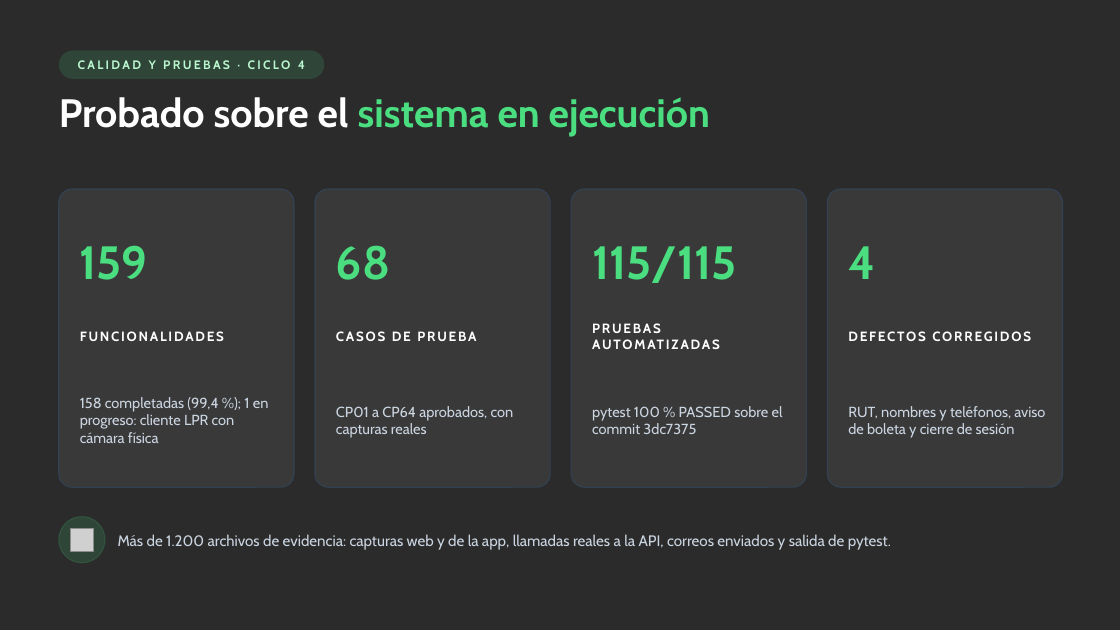
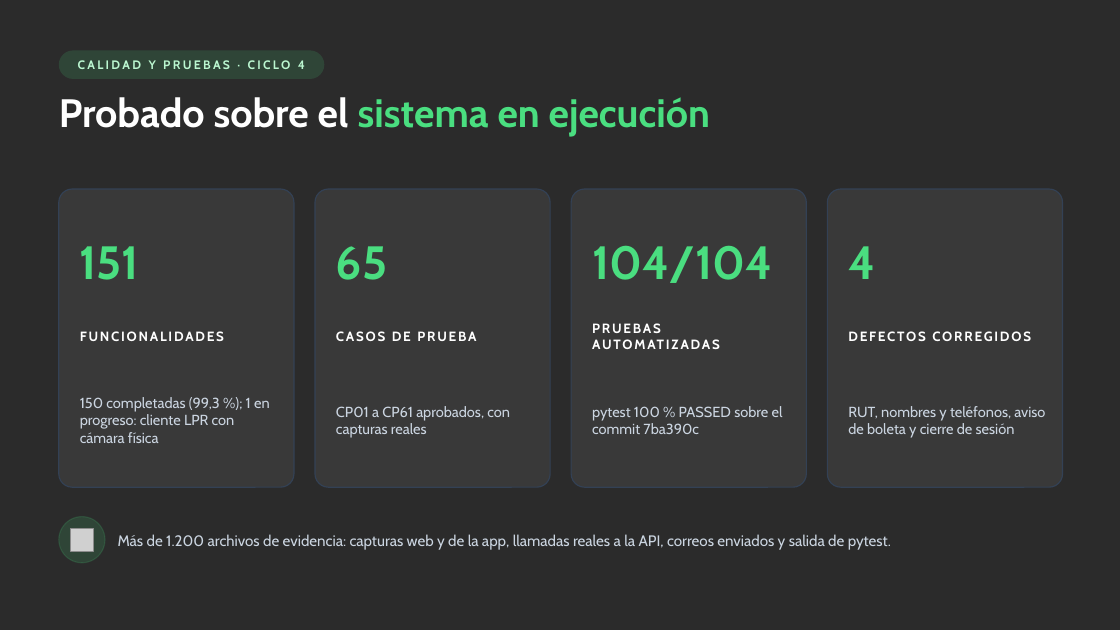
Before and after one commit to Ela04/Capstone, a slide deck: slide 13 of Fase 2/Evidencias Proyecto/Presentación Proyecto Fase 2.pptx. Drawn at 1120x630 pixels with LibreOffice and Linux fonts; fonts in the diff are those of the drawing; grey boxes stand for pictures; background and template pictures are left out; a plain dark background stands for a picture behind light text. Boxes give left, top, right and bottom in pixels: in the first picture for what was removed or moved away, otherwise in the second. Text is boxed around its words. In the diff, an @@ line names an element or a change of style, - is before the commit and + after.

```diff
--- a/Fase 2/Evidencias Proyecto/Presentación Proyecto Fase 2.pptx
+++ b/Fase 2/Evidencias Proyecto/Presentación Proyecto Fase 2.pptx
@@ text at (80,246,139,280): text changed @@
-159
+151
@@ text at (336,246,387,280): text changed @@
-68
+65
@@ text at (592,245,772,283): text changed @@
-115/115
+104/104
@@ text at (80,397,270,443): text changed @@
-158 completadas (99,4 %); 1 en progreso: cliente LPR con cámara física
+150 completadas (99,3 %); 1 en progreso: cliente LPR con cámara física
@@ text at (336,406,510,438): text changed @@
-CP01 a CP64 aprobados, con capturas reales
+CP01 a CP61 aprobados, con capturas reales
@@ text at (592,406,783,434): text changed @@
-pytest 100 % PASSED sobre el commit 3dc7375
+pytest 100 % PASSED sobre el commit 7ba390c
```
Also in this commit, not shown: 6 other slides changed.
